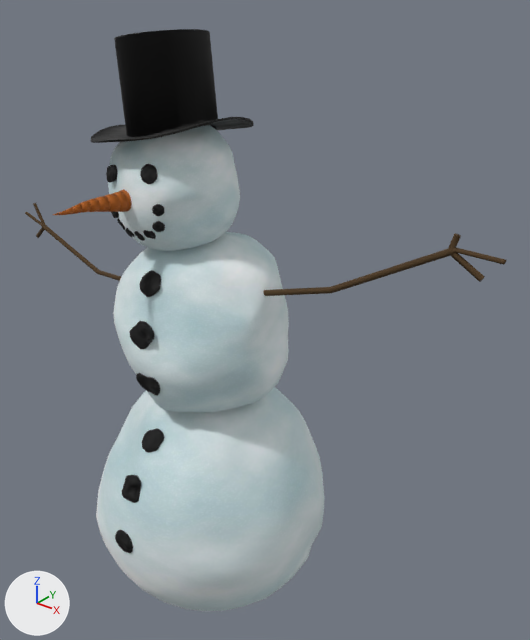
The glTF model meshes/Demos/Snow_Man_Scene/snowMan.glb as it was, and as the next commit left it.
Rendered twice from a 50 mm camera at (3.51, -3.68, 4.92) aimed at (0.29, 0.35, 2.42). The axes (+X, +Y, +Z) are drawn at lower left. The lights are the same throughout. Where no turn or scale is listed for an object, it has been applied to the vertices.

The older version as bpy lines, for what is in view:
```python
me_head = bpy.data.meshes.new('head')
me_head.from_pydata(...)  # 872 vertices, 1740 faces; spans x -0.713..0.224, y -0.494..0.483, z 3.036..3.94
me_head.materials.append(mat_snowman)
me_nose = bpy.data.meshes.new('nose')
me_nose.from_pydata(...)  # 962 vertices, 1920 faces; spans x -0.343..-0.186, y -1.073..-0.44, z 3.39..3.547
me_nose.materials.append(mat_snowman)
me_torso = bpy.data.meshes.new('torso')
me_torso.from_pydata(...)  # 872 vertices, 1740 faces; spans x -0.796..0.589, y -0.659..0.767, z 1.783..3.13
me_torso.materials.append(mat_snowman)
ob_head = bpy.data.objects.new('head', me_head)
ob_head.location = (0.0, 0.0, 0.0)
ob_nose = bpy.data.objects.new('nose', me_nose)
ob_nose.location = (0.0, 0.0, 0.0)
ob_torso = bpy.data.objects.new('torso', me_torso)
ob_torso.location = (0.0, 0.0, 0.0)
# also in view: 'topHat' at (-0.3, 0.03, 4.14); 'body' at (-0.02, 0.0, 0.94); 'leftArm' at (1.25, 0.13, 3.13)
```
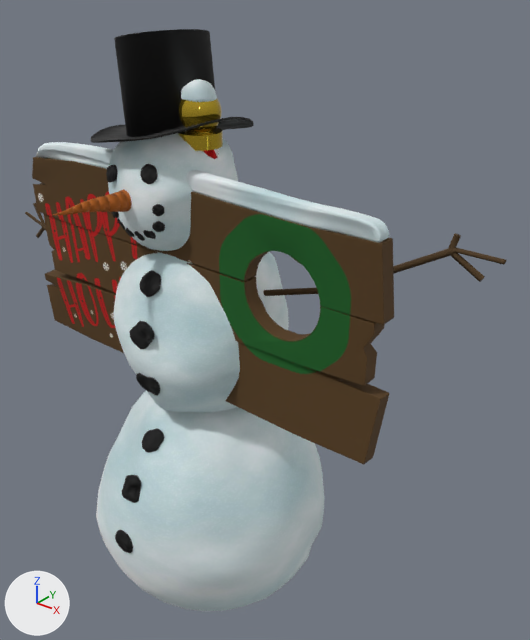
Commit message: Updated Sign and SnowMan assets

Where the newer file only moved an object's origin or applied its transform, the numbers keep the older frame.

Where the change shows, as pixel boxes (x1, y1, x2, y2) in the pictures (530 x 640 px):
'board1', added: after (32, 157, 394, 325)
'board3', added: after (45, 269, 390, 465)
'board2', added: after (44, 214, 385, 386)
'snowSign', added: after (36, 142, 389, 243)
'signTopper', added: after (178, 99, 223, 151)
'snowTopper', added: after (181, 79, 217, 102)
'signPost', added: after (203, 148, 219, 159)

Edits to the bpy script that builds the scene:
```text
Add img_polebasecolor:
    img_polebasecolor = load_image('poleBaseColor', '_unpacked/poleBaseColor', 1024, 1024, 'sRGB')
Add img_poleorm:
    img_poleorm = load_image('poleORM', '_unpacked/poleORM', 1024, 1024, 'Non-Color')
Add img_polenormal:
    img_polenormal = load_image('poleNormal', '_unpacked/poleNormal', 1024, 1024, 'Non-Color')
Add mat_pole:
    mat_pole = bpy.data.materials.new('pole')
    # uses the picture img_polebasecolor
    # uses the picture img_polenormal
    # uses the picture img_poleorm
Add me_snowtopper:
    me_snowtopper.from_pydata(...)  # 242 vertices, 480 faces; spans x -0.122..0.134, y -0.127..0.123, z -0.056..0.077
    me_snowtopper.materials.append(mat_pole)
Add me_snowsign:
    me_snowsign.from_pydata(...)  # 314 vertices, 624 faces; spans x -1.59..1.59, y -0.26..-0.14, z 3.5..3.7
    me_snowsign.materials.append(mat_pole)
Add me_signtopper:
    me_signtopper.from_pydata(...)  # 306 vertices, 608 faces; spans x -0.154..0.154, y -0.154..0.154, z -0.225..0.152
    me_signtopper.materials.append(mat_pole)
Add me_board3:
    me_board3.from_pydata(...)  # 139 vertices, 274 faces; spans x -1.65..1.65, y -0.29..-0.1, z 3.19..3.75
    me_board3.materials.append(mat_pole)
Add me_board2:
    me_board2.from_pydata(...)  # 261 vertices, 518 faces; spans x -1.59..1.59, y -0.27..-0.12, z 3.74..4.24
    me_board2.materials.append(mat_pole)
Add me_board1:
    me_board1.from_pydata(...)  # 213 vertices, 422 faces; spans x -1.65..1.65, y -0.26..-0.13, z 4.21..4.75
    me_board1.materials.append(mat_pole)
Add me_signpost:
    me_signpost.from_pydata(...)  # 64 vertices, 96 faces; spans x -0.13..0.13, y -0.13..0.13, z 0.0..3.8
    me_signpost.materials.append(mat_pole)
Add ob_snowtopper:
    ob_snowtopper = bpy.data.objects.new('snowTopper', me_snowtopper)
    ob_snowtopper.location = (0.0, 0.0, 4.153)
Add ob_snowsign:
    ob_snowsign = bpy.data.objects.new('snowSign', me_snowsign)
    ob_snowsign.location = (0.0, 0.0, 0.0)
Add ob_signtopper:
    ob_signtopper = bpy.data.objects.new('signTopper', me_signtopper)
    ob_signtopper.location = (0.0, 0.0, 4.021)
Add ob_board3:
    ob_board3 = bpy.data.objects.new('board3', me_board3)
    ob_board3.location = (0.0, 0.0, -1.182)
Add ob_board2:
    ob_board2 = bpy.data.objects.new('board2', me_board2)
    ob_board2.location = (0.0, 0.0, -1.182)
Add ob_board1:
    ob_board1 = bpy.data.objects.new('board1', me_board1)
    ob_board1.location = (0.0, 0.0, -1.182)
Add ob_signpost:
    ob_signpost = bpy.data.objects.new('signPost', me_signpost)
    ob_signpost.location = (0.0, 0.0, 0.011)
```
